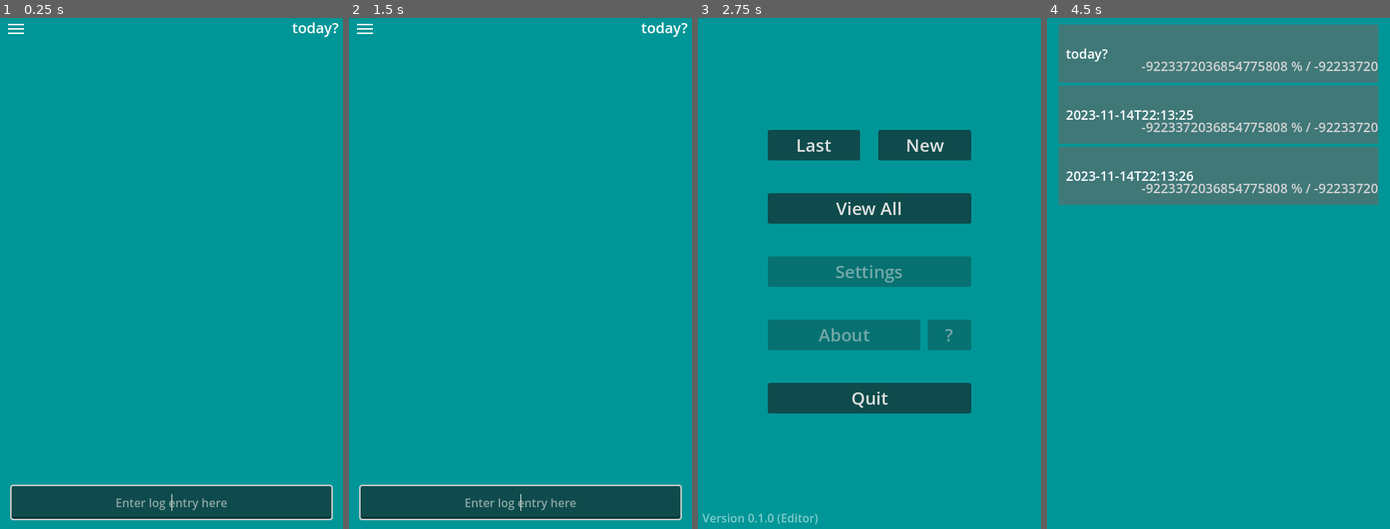
Above: before the commit, frames 1-4 (left to right).
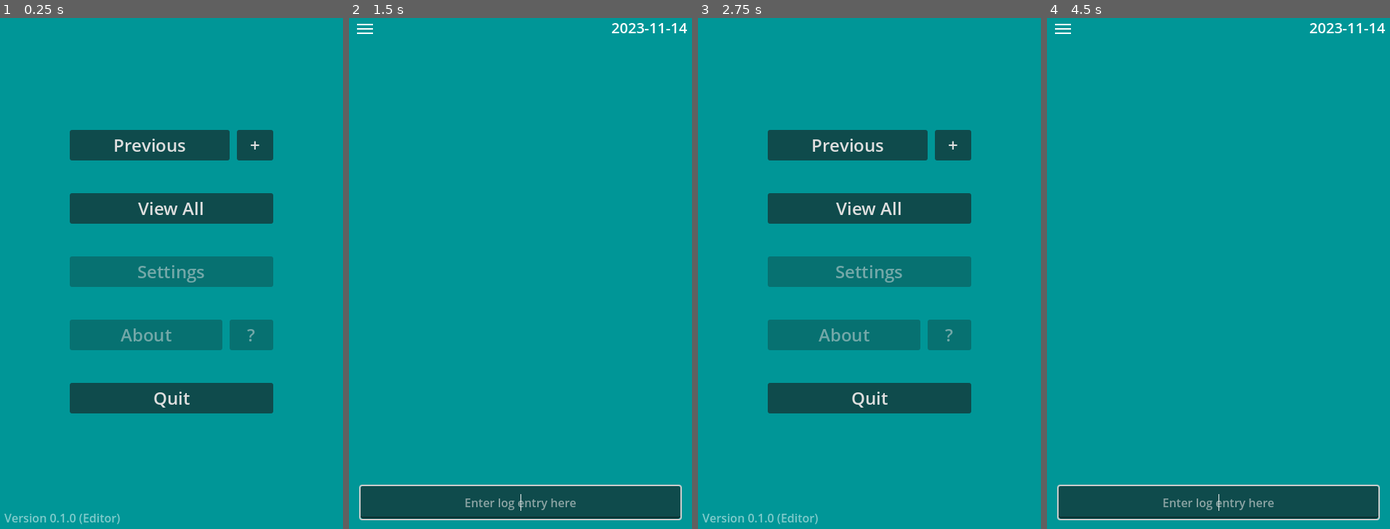
Above: after the commit, the same moments.

Repository: sandorex/timelogger
Game: Godot game, scene res://scenes/ui/menu.tscn
Same seed, same stepped clock (60 frames per second), same inputs: the game is played once before the commit and once after it. Before the commit the project starts from res://scenes/ui/view_collection.tscn.
Inputs (mouse positions are in pixels of both pictures, inside the frame that each line leads up to):
- Up to frame 1 (0.25 s): no input
- Up to frame 2 (1.5 s): click (366, 28) at 0.52 s; click "Last" (after the commit: "Previous") at 1.25 s
- Up to frame 3 (2.75 s): click (715, 28) at 2 s
- Up to frame 4 (4.5 s): click "New" (after the commit: "+") at 2.75 s; click (1273, 145) at 3.5 s, where only the run before the commit has a clickable "New"; click (1218, 207) at 4.25 s, where only the run before the commit has a clickable "View All"

The runs differ from the first frame. In frame 1, 24% of the frame differs, in the area x 1-99%, y 0-100%; in frame 2, 0.2%; in frame 3, 0.8%; in frame 4, 38%, in the area x 2-99%, y 0-99%.

Commit message:
Lots of improvements..
- Added trash icon for collections, probably gonna be removed
- Added new scene edit_collection which is the old view_collection but can be
configured to be read-only
- Added notification receiver so i dont duplicate code for notifications
- Working new, previous, and quit buttons
- Added menu button to collection_view
- Rewrote humanize_time function so it displays days as well

Diff:
--- a/autoload/globals.gd
+++ b/autoload/globals.gd
@@ -4,10 +4,13 @@
 var SCENE_VIEW_CALENDAR := load("res://scenes/ui/view_calendar.tscn")
 var SCENE_VIEW_COLLECTION := load("res://scenes/ui/view_collection.tscn")
 
+var SCENE_EDIT_COLLECTION := load("res://scenes/ui/edit_collection.tscn")
+
 var SCENE_UI_LOG_ENTRY_CONTROL = load("res://scenes/ui_element/log_entry_control.tscn")
 var SCENE_UI_LOG_COLLECTION_CONTROL = load("res://scenes/ui_element/log_collection_control.tscn")
 
-var log_calendar: LogCalendar
+var calendar: LogCalendar
+var collection: LogCollection
 
 func _init() -> void:
-	self.log_calendar = LogCalendar.try_to_load_saved()
+	self.calendar = LogCalendar.try_to_load_saved()
--- a/classes/datetime.gd
+++ b/classes/datetime.gd
@@ -1,22 +1,24 @@
 extends RefCounted
 class_name DateTime
 
-static func humanize_time(time: int, show_seconds := false) -> String:
-	var date_dict = Time.get_datetime_dict_from_unix_time(time)
+static func humanize_time(unix_time: int) -> String:
+	var days := float(unix_time) / 86400
+	var hours := fmod(unix_time, 86400) / 3600
+	var minutes := fmod(fmod(unix_time, 86400), 3600) / 60
 
-	var output := ""
+	var days_i := int(days)
+	var hours_i := int(hours)
+	var minutes_i := int(minutes)
 
-	# day does not work properly # TODO probably something with the time calculation
-	#if date_dict.day > 0:
-		#output += str(date_dict.day) + "d "
+	var output: String = ""
 
-	if date_dict.hour > 0:
-		output += str(date_dict.hour) + "h "
+	if days_i > 0:
+		output += str(days_i) + "d "
 
-	if date_dict.minute > 0:
-		output += str(date_dict.minute) + "m "
+	if hours_i > 0:
+		output += str(hours_i) + "h "
 
-	if show_seconds and date_dict.second > 0:
-		output += str(date_dict.second) + "s"
+	if minutes_i > 0:
+		output += str(minutes_i) + "m"
 
 	return output.rstrip(" ")
--- a/project.godot
+++ b/project.godot
@@ -12,7 +12,7 @@
 
 config/name="timelogger"
 config/version="0.1.0"
-run/main_scene="res://scenes/ui/view_collection.tscn"
+run/main_scene="res://scenes/ui/menu.tscn"
 config/quit_on_go_back=false
 config/features=PackedStringArray("4.2", "GL Compatibility")
 config/icon="res://icon.svg"
--- /dev/null
+++ b/scenes/notification_receiver.gd
@@ -0,0 +1,15 @@
+extends Node
+
+# only purpose of this class is to receive global notifications so i do not
+# have to duplicate code
+
+func _notification(what: int) -> void:
+	match what:
+		NOTIFICATION_WM_GO_BACK_REQUEST:
+			# go to menu on back button
+			get_tree().change_scene_to_packed.call_deferred(Globals.SCENE_MENU)
+		# do not waste resources when window is not focused
+		NOTIFICATION_WM_WINDOW_FOCUS_IN:
+			get_tree().paused = false
+		NOTIFICATION_WM_WINDOW_FOCUS_OUT:
+			get_tree().paused = true
--- /dev/null
+++ b/scenes/notification_receiver.tscn
@@ -0,0 +1,6 @@
+[gd_scene load_steps=2 format=3 uid="uid://b225g3blbdrdd"]
+
+[ext_resource type="Script" path="res://scenes/notification_receiver.gd" id="1_rdd05"]
+
+[node name="NotificationReceiver" type="Node"]
+script = ExtResource("1_rdd05")
--- a/scenes/ui/view_collection.gd
+++ b/scenes/ui/edit_collection.gd
@@ -1,50 +1,43 @@
 extends Control
 
-# TODO clone this and adapt it so there is a view_last_collection and view_collection
+@export var editable: bool = true
 
 @onready var date_label: Label = %DateLabel
 @onready var time_elapsed_label: Label = %TimeElapsedLabel
 @onready var line_edit: LineEdit = %LineEdit
 @onready var container: VBoxContainer = $ScrollContainer/VBoxContainer
 
-var today: LogCollection
-
-func _notification(what: int) -> void:
-	match what:
-		# TODO android back button
-
-		# do not waste resources when window is not focused
-		NOTIFICATION_WM_WINDOW_FOCUS_IN:
-			get_tree().paused = false
-		NOTIFICATION_WM_WINDOW_FOCUS_OUT:
-			get_tree().paused = true
-
 func _init() -> void:
-	self.today = Globals.log_calendar.get_last_collection()
-	if not self.today:
-		self.today = LogCollection.create_collection("today?")
-		Globals.log_calendar.log_collections.append(self.today)
-
-	self.today.log_entry_added.connect(self._on_log_added)
+	Globals.collection.log_entry_added.connect(self._on_log_added)
 
 func _ready() -> void:
-	self.date_label.text = self.today.name
+	self.date_label.text = Globals.collection.name
 
 	# create old logs
-	for log_entry in self.today.log_entries:
+	for log_entry in Globals.collection.log_entries:
 		self.container.add_child(Globals.SCENE_UI_LOG_ENTRY_CONTROL.instantiate().init_from(log_entry))
 
 	self.refresh_screen()
 
-	# focus line edit
-	self.line_edit.grab_focus.call_deferred()
+	if self.editable:
+		# focus line edit
+		self.line_edit.grab_focus.call_deferred()
+	else:
+		# these are not needed for previewing
+		self.line_edit.editable = false
+		self.line_edit.visible = false
+		self.time_elapsed_label.visible = false
+
+		# just in case disable key press actions
+		self.set_process_input(false)
+		self.set_process(false)
 
 func _on_log_added(new_log: LogEntry) -> void:
 	self.container.add_child(Globals.SCENE_UI_LOG_ENTRY_CONTROL.instantiate().init_from(new_log))
 	self.refresh_screen()
 
 func refresh_screen() -> void:
-	var last_entry := self.today.get_last_entry()
+	var last_entry := Globals.collection.get_last_entry()
 	if last_entry:
 		self.time_elapsed_label.text = DateTime.humanize_time(
 			int(Time.get_unix_time_from_system() - last_entry.creation_date)
@@ -71,9 +64,9 @@
 					self.push_log()
 
 func push_log() -> void:
-	self.today.add(LogEntry.create_entry(self.line_edit.text))
+	Globals.collection.add(LogEntry.create_entry(self.line_edit.text))
 	self.line_edit.text = ""
-	Globals.log_calendar.save()
+	Globals.calendar.save()
 
 func _on_line_edit_text_changed(new_text: String) -> void:
 	# highlight that the log is a break by making line edit transparent
--- /dev/null
+++ b/scenes/ui/edit_collection.tscn
@@ -0,0 +1,108 @@
+[gd_scene load_steps=4 format=3 uid="uid://b14lfx64ryd0i"]
+
+[ext_resource type="Script" path="res://scenes/ui/edit_collection.gd" id="1_sqlp7"]
+[ext_resource type="Texture2D" uid="uid://1mr7to6xqpmg" path="res://icons/ic_action_menu.png" id="2_15blo"]
+[ext_resource type="PackedScene" uid="uid://b225g3blbdrdd" path="res://scenes/notification_receiver.tscn" id="3_4io0y"]
+
+[node name="EditCollection" type="Control"]
+layout_mode = 3
+anchors_preset = 15
+anchor_right = 1.0
+anchor_bottom = 1.0
+grow_horizontal = 2
+grow_vertical = 2
+script = ExtResource("1_sqlp7")
+
+[node name="ColorRect" type="ColorRect" parent="."]
+layout_mode = 1
+anchors_preset = 15
+anchor_right = 1.0
+anchor_bottom = 1.0
+grow_horizontal = 2
+grow_vertical = 2
+color = Color(3.85046e-07, 0.58805, 0.590802, 1)
+metadata/_edit_lock_ = true
+
+[node name="TimeElapsedLabel" type="Label" parent="."]
+unique_name_in_owner = true
+layout_mode = 1
+anchors_preset = 5
+anchor_left = 0.5
+anchor_right = 0.5
+offset_left = -66.0
+offset_top = 10.0
+offset_right = 66.0
+offset_bottom = 33.0
+grow_horizontal = 2
+theme_override_font_sizes/font_size = 20
+text = "99h 99m 99s"
+horizontal_alignment = 1
+
+[node name="DateLabel" type="Label" parent="."]
+unique_name_in_owner = true
+layout_mode = 1
+anchors_preset = 1
+anchor_left = 1.0
+anchor_right = 1.0
+offset_left = -142.0
+offset_top = 10.0
+offset_right = -10.0
+offset_bottom = 41.0
+grow_horizontal = 0
+theme_override_font_sizes/font_size = 20
+text = "1/1/2024"
+horizontal_alignment = 2
+
+[node name="ScrollContainer" type="ScrollContainer" parent="."]
+layout_mode = 1
+anchors_preset = -1
+anchor_right = 1.0
+anchor_bottom = 1.0
+offset_left = 20.0
+offset_top = 60.0
+offset_right = -20.0
+offset_bottom = -100.0
+grow_horizontal = 2
+grow_vertical = 2
+horizontal_scroll_mode = 0
+
+[node name="VBoxContainer" type="VBoxContainer" parent="ScrollContainer"]
+layout_mode = 2
+size_flags_horizontal = 3
+size_flags_vertical = 3
+
+[node name="LineEdit" type="LineEdit" parent="."]
+unique_name_in_owner = true
+custom_minimum_size = Vector2(0, 45)
+layout_mode = 1
+anchors_preset = -1
+anchor_top = 0.929
+anchor_right = 1.0
+anchor_bottom = 1.0
+offset_left = 20.0
+offset_top = 0.119995
+offset_right = -20.0
+offset_bottom = -20.0
+grow_horizontal = 2
+grow_vertical = 0
+size_flags_horizontal = 3
+placeholder_text = "Enter log entry here"
+alignment = 1
+max_length = 40
+middle_mouse_paste_enabled = false
+caret_blink = true
+
+[node name="MenuButton" type="Button" parent="."]
+layout_mode = 0
+offset_left = 10.0
+offset_top = 10.0
+offset_right = 90.0
+offset_bottom = 90.0
+scale = Vector2(0.4, 0.4)
+icon = ExtResource("2_15blo")
+flat = true
+
+[node name="NotificationReceiver" parent="." instance=ExtResource("3_4io0y")]
+
+[connection signal="text_changed" from="LineEdit" to="." method="_on_line_edit_text_changed"]
+[connection signal="pressed" from="MenuButton" to="." method="_on_menu_button_pressed"]
--- a/scenes/ui/menu.gd
+++ b/scenes/ui/menu.gd
@@ -1,6 +1,12 @@
 extends Control
 
 @onready var version_label: Label = %VersionLabel
+
+func _notification(what: int) -> void:
+	match what:
+		# quit in menu with back button
+		NOTIFICATION_WM_GO_BACK_REQUEST:
+			get_tree().quit()
 
 func _ready() -> void:
 	self.version_label.text = "Version " + ProjectSettings.get_setting("application/config/version", "420blazeit")
@@ -11,11 +17,25 @@
 		self.version_label.text += " (Debug)"
 
 func _on_last_button_pressed() -> void:
-	get_tree().change_scene_to_packed.call_deferred(Globals.SCENE_VIEW_COLLECTION)
+	# try to load last collection if not then just create one for today
+	Globals.collection = Globals.calendar.get_last_collection()
+	if not Globals.collection:
+		Globals.collection = LogCollection.create_collection(Time.get_date_string_from_system())
+		Globals.calendar.log_collections.append(Globals.collection)
+
+	# change scene
+	get_tree().change_scene_to_packed.call_deferred(Globals.SCENE_EDIT_COLLECTION)
 
 func _on_view_all_button_pressed() -> void:
 	get_tree().change_scene_to_packed.call_deferred(Globals.SCENE_VIEW_CALENDAR)
 
 func _on_new_button_pressed() -> void:
-	# create collection and just use timestamp
-	Globals.log_calendar.log_collections.append(LogCollection.create_collection(Time.get_datetime_string_from_system()))
+	# try to load last collection if not then just create one for today
+	Globals.collection = LogCollection.create_collection(Time.get_date_string_from_system())
+	Globals.calendar.log_collections.append(Globals.collection)
+
+	# change scene
+	get_tree().change_scene_to_packed.call_deferred(Globals.SCENE_EDIT_COLLECTION)
+
+func _on_quit_button_pressed() -> void:
+	get_tree().quit()
--- a/scenes/ui/menu.tscn
+++ b/scenes/ui/menu.tscn
@@ -38,34 +38,34 @@
 [node name="VBoxContainer" type="VBoxContainer" parent="."]
 custom_minimum_size = Vector2(280, 0)
 layout_mode = 1
-anchors_preset = 8
-anchor_left = 0.5
-anchor_top = 0.5
-anchor_right = 0.5
-anchor_bottom = 0.5
-offset_left = -20.0
-offset_top = -20.0
-offset_right = 20.0
-offset_bottom = 20.0
+anchors_preset = -1
+anchor_left = 0.208
+anchor_top = 0.229
+anchor_right = 0.792
+anchor_bottom = 0.771
+offset_left = 120.16
+offset_top = 175.12
+offset_right = -120.16
+offset_bottom = -175.12
 grow_horizontal = 2
 grow_vertical = 2
 theme_override_constants/separation = 45
 
 [node name="HBoxContainer" type="HBoxContainer" parent="VBoxContainer"]
 layout_mode = 2
-theme_override_constants/separation = 25
+theme_override_constants/separation = 10
 
 [node name="LastButton" type="Button" parent="VBoxContainer/HBoxContainer"]
 layout_mode = 2
 size_flags_horizontal = 3
 theme_override_font_sizes/font_size = 24
-text = "Last"
+text = "Previous"
 
 [node name="NewButton" type="Button" parent="VBoxContainer/HBoxContainer"]
+custom_minimum_size = Vector2(50, 0)
 layout_mode = 2
-size_flags_horizontal = 3
 theme_override_font_sizes/font_size = 24
-text = "New"
+text = "+"
 
 [node name="ViewAllButton" type="Button" parent="VBoxContainer"]
 layout_mode = 2
@@ -105,3 +105,4 @@
 [connection signal="pressed" from="VBoxContainer/HBoxContainer/LastButton" to="." method="_on_last_button_pressed"]
 [connection signal="pressed" from="VBoxContainer/HBoxContainer/NewButton" to="." method="_on_new_button_pressed"]
 [connection signal="pressed" from="VBoxContainer/ViewAllButton" to="." method="_on_view_all_button_pressed"]
+[connection signal="pressed" from="VBoxContainer/QuitButton" to="." method="_on_quit_button_pressed"]
--- a/scenes/ui/view_calendar.gd
+++ b/scenes/ui/view_calendar.gd
@@ -3,5 +3,8 @@
 @onready var container: VBoxContainer = $ScrollContainer/VBoxContainer
 
 func _ready():
-	for log_collection: LogCollection in Globals.log_calendar.log_collections:
-		container.add_child(Globals.SCENE_UI_LOG_COLLECTION_CONTROL.instantiate().init_from(log_collection))
+	for collection: LogCollection in Globals.calendar.log_collections:
+		container.add_child(Globals.SCENE_UI_LOG_COLLECTION_CONTROL.instantiate().init_from(collection))
+
+func _on_menu_button_pressed() -> void:
+	get_tree().change_scene_to_packed.call_deferred(Globals.SCENE_MENU)
--- a/scenes/ui/view_calendar.tscn
+++ b/scenes/ui/view_calendar.tscn
@@ -1,6 +1,7 @@
-[gd_scene load_steps=2 format=3 uid="uid://dsucl8c7rojdl"]
+[gd_scene load_steps=3 format=3 uid="uid://dsucl8c7rojdl"]
 
 [ext_resource type="Script" path="res://scenes/ui/view_calendar.gd" id="1_huaej"]
+[ext_resource type="Texture2D" uid="uid://1mr7to6xqpmg" path="res://icons/ic_action_menu.png" id="2_bl5x1"]
 
 [node name="ViewCalendar" type="Control"]
 layout_mode = 3
@@ -21,13 +22,22 @@
 color = Color(3.85046e-07, 0.58805, 0.590802, 1)
 metadata/_edit_lock_ = true
 
+[node name="MenuButton" type="Button" parent="."]
+offset_left = 10.0
+offset_top = 10.0
+offset_right = 90.0
+offset_bottom = 90.0
+scale = Vector2(0.4, 0.4)
+icon = ExtResource("2_bl5x1")
+flat = true
+
 [node name="ScrollContainer" type="ScrollContainer" parent="."]
 layout_mode = 1
 anchors_preset = -1
 anchor_right = 1.0
 anchor_bottom = 1.0
 offset_left = 20.0
-offset_top = 20.0
+offset_top = 50.0
 offset_right = -20.0
 offset_bottom = -20.0
 grow_horizontal = 2
@@ -38,3 +48,18 @@
 layout_mode = 2
 size_flags_horizontal = 3
 size_flags_vertical = 3
+
+[node name="Label" type="Label" parent="."]
+layout_mode = 1
+anchors_preset = 5
+anchor_left = 0.5
+anchor_right = 0.5
+offset_left = -70.0
+offset_top = 10.0
+offset_right = 70.0
+offset_bottom = 33.0
+grow_horizontal = 2
+theme_override_font_sizes/font_size = 18
+text = "All Log Collections"
+
+[connection signal="pressed" from="MenuButton" to="." method="_on_menu_button_pressed"]
--- a/scenes/ui/view_collection.tscn
+++ b/scenes/ui/view_collection.tscn
@@ -1,7 +1,6 @@
-[gd_scene load_steps=3 format=3 uid="uid://b14lfx64ryd0i"]
+[gd_scene load_steps=2 format=3 uid="uid://b53xxnljl2ivl"]
 
-[ext_resource type="Script" path="res://scenes/ui/view_collection.gd" id="1_oux0t"]
-[ext_resource type="Texture2D" uid="uid://1mr7to6xqpmg" path="res://icons/ic_action_menu.png" id="2_lx38j"]
+[ext_resource type="PackedScene" uid="uid://b14lfx64ryd0i" path="res://scenes/ui/edit_collection.tscn" id="1_uplvt"]
 
 [node name="ViewCollection" type="Control"]
 layout_mode = 3
@@ -10,96 +9,7 @@
 anchor_bottom = 1.0
 grow_horizontal = 2
 grow_vertical = 2
-script = ExtResource("1_oux0t")
 
-[node name="ColorRect" type="ColorRect" parent="."]
+[node name="EditCollection" parent="." instance=ExtResource("1_uplvt")]
 layout_mode = 1
-anchors_preset = 15
-anchor_right = 1.0
-anchor_bottom = 1.0
-grow_horizontal = 2
-grow_vertical = 2
-color = Color(3.85046e-07, 0.58805, 0.590802, 1)
-metadata/_edit_lock_ = true
-
-[node name="TimeElapsedLabel" type="Label" parent="."]
-unique_name_in_owner = true
-layout_mode = 1
-anchors_preset = 5
-anchor_left = 0.5
-anchor_right = 0.5
-offset_left = -66.0
-offset_top = 10.0
-offset_right = 66.0
-offset_bottom = 33.0
-grow_horizontal = 2
-theme_override_font_sizes/font_size = 20
-text = "99h 99m 99s"
-horizontal_alignment = 1
-
-[node name="DateLabel" type="Label" parent="."]
-unique_name_in_owner = true
-layout_mode = 1
-anchors_preset = 1
-anchor_left = 1.0
-anchor_right = 1.0
-offset_left = -142.0
-offset_top = 10.0
-offset_right = -10.0
-offset_bottom = 41.0
-grow_horizontal = 0
-theme_override_font_sizes/font_size = 20
-text = "1/1/2024"
-horizontal_alignment = 2
-
-[node name="ScrollContainer" type="ScrollContainer" parent="."]
-layout_mode = 1
-anchors_preset = -1
-anchor_right = 1.0
-anchor_bottom = 1.0
-offset_left = 20.0
-offset_top = 60.0
-offset_right = -20.0
-offset_bottom = -100.0
-grow_horizontal = 2
-grow_vertical = 2
-horizontal_scroll_mode = 0
-
-[node name="VBoxContainer" type="VBoxContainer" parent="ScrollContainer"]
-layout_mode = 2
-size_flags_horizontal = 3
-size_flags_vertical = 3
-
-[node name="LineEdit" type="LineEdit" parent="."]
-unique_name_in_owner = true
-custom_minimum_size = Vector2(0, 45)
-layout_mode = 1
-anchors_preset = -1
-anchor_top = 0.929
-anchor_right = 1.0
-anchor_bottom = 1.0
-offset_left = 20.0
-offset_top = 0.119995
-offset_right = -20.0
-offset_bottom = -20.0
-grow_horizontal = 2
-grow_vertical = 0
-size_flags_horizontal = 3
-placeholder_text = "Enter log entry here"
-alignment = 1
-max_length = 40
-middle_mouse_paste_enabled = false
-caret_blink = true
-
-[node name="MenuButton" type="Button" parent="."]
-layout_mode = 0
-offset_left = 10.0
-offset_top = 10.0
-offset_right = 90.0
-offset_bottom = 90.0
-scale = Vector2(0.4, 0.4)
-icon = ExtResource("2_lx38j")
-flat = true
-
-[connection signal="text_changed" from="LineEdit" to="." method="_on_line_edit_text_changed"]
-[connection signal="pressed" from="MenuButton" to="." method="_on_menu_button_pressed"]
+editable = false
--- a/scenes/ui_element/log_collection_control.gd
+++ b/scenes/ui_element/log_collection_control.gd
@@ -1,28 +1,39 @@
 extends Control
+
+# TODO on click / tap show read-only view of the log
+# TODO remove the trash button to simplify things
+
+var log_collection: LogCollection
 
 @onready var name_label: Label = %NameLabel
 @onready var time_label: Label = %TimeLabel
 
-func init_from(log_collection: LogCollection):
-	self.ready.connect(
-		func():
-			self.name_label.text = log_collection.name
-
-			# NOTE: this is kinda expensive to compute so may have to be redone in the future
-			var total_work := log_collection.get_total_time(LogEntry.Work)
-			var total_break := log_collection.get_total_time(LogEntry.Break)
-			var total := total_work + total_break
-
-			# calculate percentage
-			var total_work_perc := (float(total_work) / float(total)) * 100
-			var total_break_perc := (float(total_break) / float(total)) * 100
-
-			self.time_label.text = (
-				DateTime.humanize_time(total_work) + " / " + DateTime.humanize_time(total_break) + "\n" +
-				str(int(total_work_perc)) + " % / " + str(int(total_break_perc)) + " %"
-			)
-			,
-		CONNECT_ONE_SHOT
-	)
+func init_from(collection: LogCollection):
+	self.log_collection = collection
 
 	return self
+
+func _ready() -> void:
+	self.name_label.text = self.log_collection.name
+
+	var total_work := self.log_collection.get_total_time(LogEntry.Work)
+	var total_break := self.log_collection.get_total_time(LogEntry.Break)
+	var total := total_work + total_break
+
+	# do not show anything if there is no time
+	if total == 0:
+		self.time_label.text = ""
+	else:
+		# calculate percentage
+		var total_work_perc := (float(total_work) / float(total)) * 100
+		var total_break_perc := (float(total_break) / float(total)) * 100
+
+		self.time_label.text = (
+			DateTime.humanize_time(total_work) + " / " + DateTime.humanize_time(total_break) + "\n" +
+			str(int(total_work_perc)) + " % / " + str(int(total_break_perc)) + " %"
+		)
+
+func _on_button_pressed() -> void:
+	Globals.calendar.log_collections.erase(self.log_collection)
+	Globals.calendar.save()
+	self.queue_free()
--- a/scenes/ui_element/log_collection_control.tscn
+++ b/scenes/ui_element/log_collection_control.tscn
@@ -1,6 +1,7 @@
-[gd_scene load_steps=2 format=3 uid="uid://bes6qse0myj43"]
+[gd_scene load_steps=3 format=3 uid="uid://bes6qse0myj43"]
 
 [ext_resource type="Script" path="res://scenes/ui_element/log_collection_control.gd" id="1_8047v"]
+[ext_resource type="Texture2D" uid="uid://ctow2uht3d1hn" path="res://icons/ic_delete_forever.png" id="2_lr0x7"]
 
 [node name="LogCollectionControl" type="Control"]
 custom_minimum_size = Vector2(0, 80)
@@ -30,7 +31,7 @@
 anchor_bottom = 1.0
 offset_left = 10.0
 offset_top = 27.0
-offset_right = -240.0
+offset_right = -271.0
 offset_bottom = -27.0
 grow_vertical = 2
 theme_override_font_sizes/font_size = 18
@@ -42,9 +43,9 @@
 anchors_preset = 15
 anchor_right = 1.0
 anchor_bottom = 1.0
-offset_left = 257.0
+offset_left = 193.0
 offset_top = 10.0
-offset_right = -10.0
+offset_right = -74.0
 offset_bottom = -10.0
 grow_horizontal = 2
 grow_vertical = 2
@@ -52,5 +53,26 @@
 theme_override_font_sizes/font_size = 18
 text = "Work 2h 5m 10%
 Break 2h 5m 20%"
-horizontal_alignment = 2
+horizontal_alignment = 1
 vertical_alignment = 3
+
+[node name="Button" type="Button" parent="."]
+custom_minimum_size = Vector2(60, 60)
+layout_mode = 1
+anchors_preset = 6
+anchor_left = 1.0
+anchor_top = 0.5
+anchor_right = 1.0
+anchor_bottom = 0.5
+offset_left = -69.0
+offset_top = -30.0
+offset_right = -5.0
+offset_bottom = 30.0
+grow_horizontal = 0
+grow_vertical = 2
+icon = ExtResource("2_lr0x7")
+flat = true
+icon_alignment = 1
+expand_icon = true
+
+[connection signal="pressed" from="Button" to="." method="_on_button_pressed"]
Binary file added: icons/ic_delete_forever.png
Not shown, added: icons/ic_delete_forever.png.import
